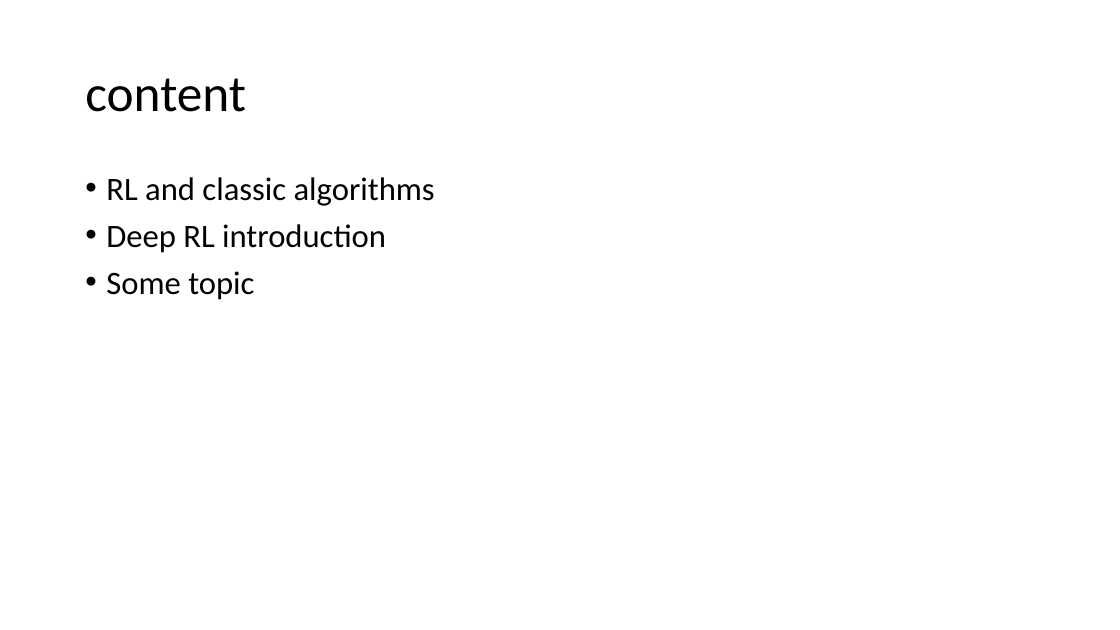
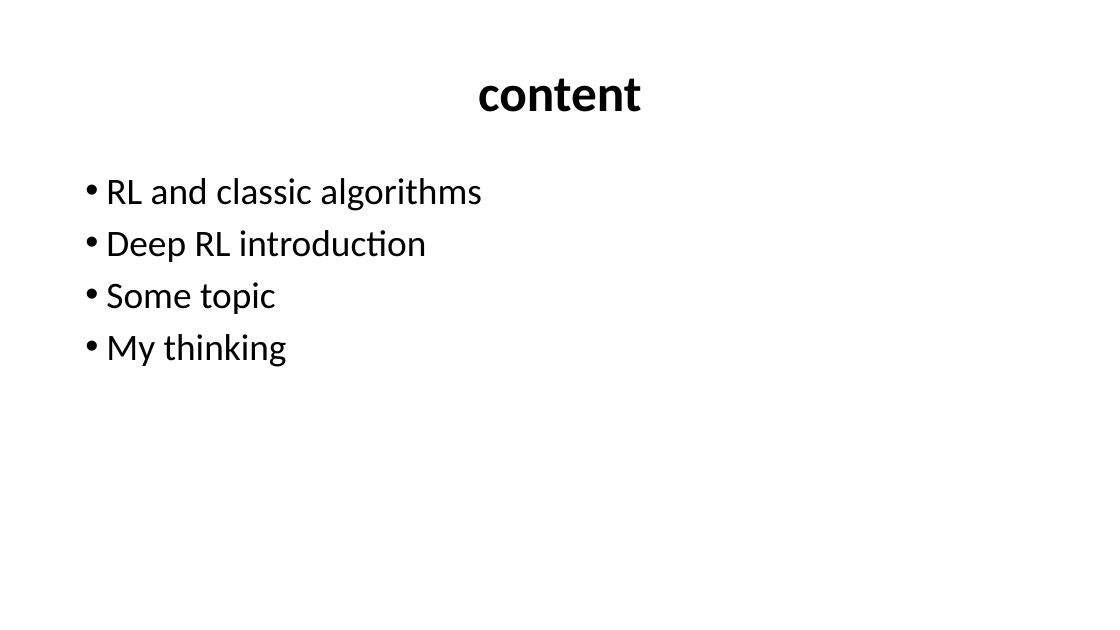
Before and after one commit to xfdywy/RL, a slide deck: slide 2 of FirstSeminar/ThurDRL.pptx. Drawn at 1120x630 pixels with LibreOffice and Linux fonts; fonts in the diff are those of the drawing. Boxes give left, top, right and bottom in pixels: in the first picture for what was removed or moved away, otherwise in the second. Text is boxed around its words. In the diff, an @@ line names an element or a change of style, - is before the commit and + after.

```diff
--- a/FirstSeminar/ThurDRL.pptx
+++ b/FirstSeminar/ThurDRL.pptx
@@ title "content" at [478, 78, 642, 112]: bold on; alignment left to centre @@
@@ text at [106, 178, 482, 314]: size 28 to 32 pt in "RL and classic algorithms", "Deep RL introduction", "Some topic" @@
@@ text at [106, 334, 287, 367]: paragraph added @@
+• My thinking
```
Also in this commit, not shown: 6 other slides changed, 7 slides added, 1 slide removed.
